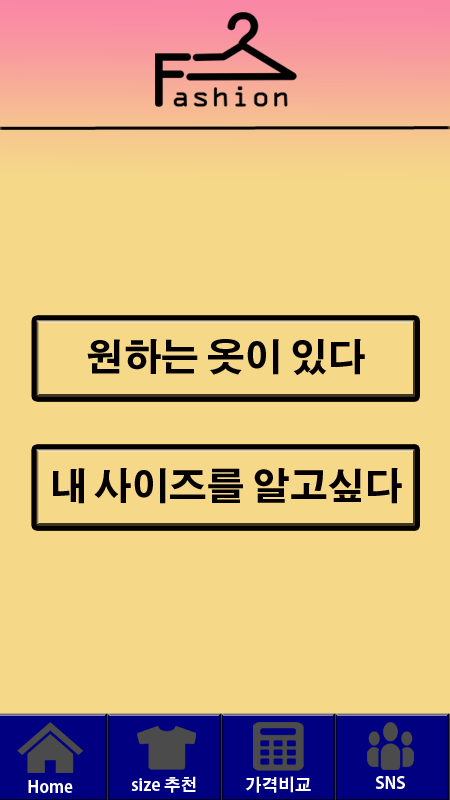
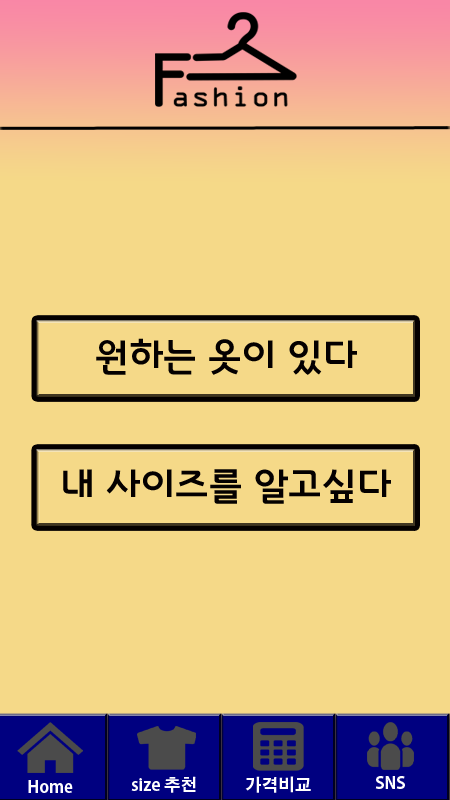
Two versions of the same layered image (450x800). Layer-by-layer changes:
painted on "내 사이즈를 알고싶다" (1st of 2) over 53, 468, 402, 504
painted on "원하는 옷이 있다" over 87, 338, 365, 375
